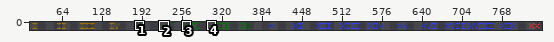
Two versions of one pixel-art file, OriginOfLoot/Content/ase_dev/numbers.ase. The first picture is a wide view before the edit; the outline marks the close-up.
Close-up. Before the commit:
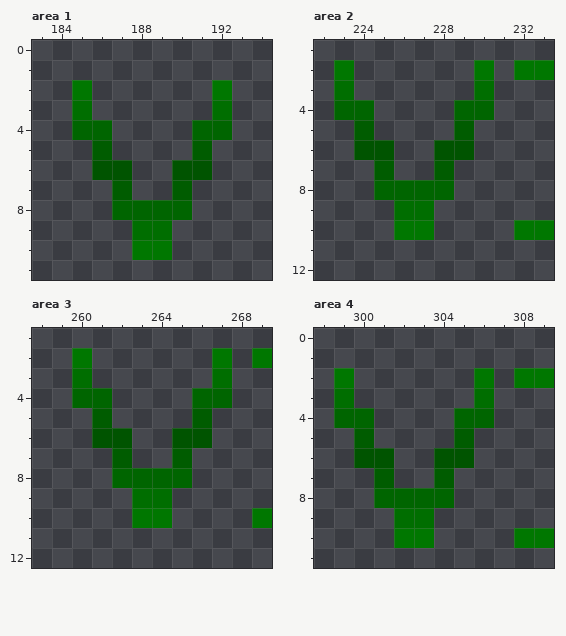
840x13 pixels, 1 frame. Shown: area 1: x 183..194, y 0..11; area 2: x 222..233, y 1..12; area 3: x 258..269, y 1..12; area 4: x 298..309, y 0..11. The wide view leaves out empty margins. The commit also changed other parts of the picture, which this record leaves out.
The same view after the edit:
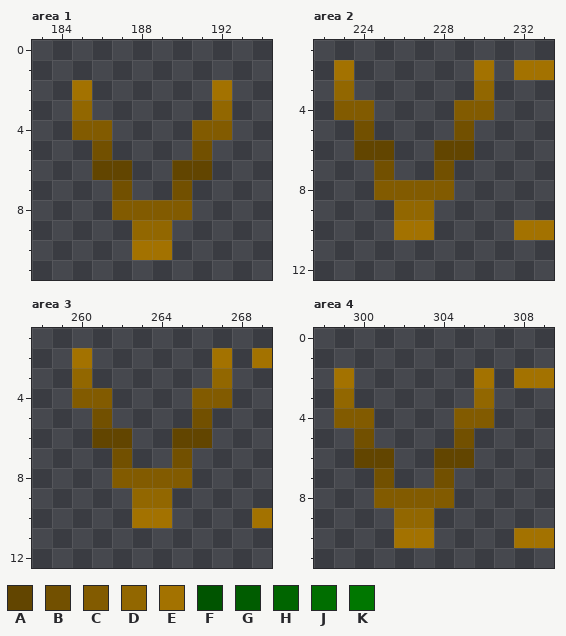
Palette (. is transparent): A #624500  B #725000  C #825b00  D #926700  E #a37200  F #005400  G #005c00  H #006500  J #006e00  K #007700
Change:
--- area 1
@@ x 183..194 @@
  1 ............
- 2 ..K......K..
- 3 ..J......J..
- 4 ..HH....HH..
- 5 ...G....G...
- 6 ...FF..FF...
- 7 ....G..G....
- 8 ....HHHH....
- 9 .....JJ.....
-10 .....KK.....
+ 2 ..E......E..
+ 3 ..D......D..
+ 4 ..CC....CC..
+ 5 ...B....B...
+ 6 ...AA..AA...
+ 7 ....B..B....
+ 8 ....CCCC....
+ 9 .....DD.....
+10 .....EE.....
 11 ............
--- area 2
@@ x 222..233 @@
  1 ............
- 2 .K......K.KK
- 3 .J......J...
- 4 .HH....HH...
- 5 ..G....G....
- 6 ..FF..FF....
- 7 ...G..G.....
- 8 ...HHHH.....
- 9 ....JJ......
-10 ....KK....KK
+ 2 .E......E.EE
+ 3 .D......D...
+ 4 .CC....CC...
+ 5 ..B....B....
+ 6 ..AA..AA....
+ 7 ...B..B.....
+ 8 ...CCCC.....
+ 9 ....DD......
+10 ....EE....EE
 11 ............
--- area 3
@@ x 258..269 @@
  1 ............
- 2 ..K......K.K
- 3 ..J......J..
- 4 ..HH....HH..
- 5 ...G....G...
- 6 ...FF..FF...
- 7 ....G..G....
- 8 ....HHHH....
- 9 .....JJ.....
-10 .....KK....K
+ 2 ..E......E.E
+ 3 ..D......D..
+ 4 ..CC....CC..
+ 5 ...B....B...
+ 6 ...AA..AA...
+ 7 ....B..B....
+ 8 ....CCCC....
+ 9 .....DD.....
+10 .....EE....E
 11 ............
--- area 4
@@ x 298..309 @@
  1 ............
- 2 .K......K.KK
- 3 .J......J...
- 4 .HH....HH...
- 5 ..G....G....
- 6 ..FF..FF....
- 7 ...G..G.....
- 8 ...HHHH.....
- 9 ....JJ......
-10 ....KK....KK
+ 2 .E......E.EE
+ 3 .D......D...
+ 4 .CC....CC...
+ 5 ..B....B....
+ 6 ..AA..AA....
+ 7 ...B..B.....
+ 8 ...CCCC.....
+ 9 ....DD......
+10 ....EE....EE
 11 ............
Changed places in both close-ups, as pixel boxes (x1, y1, x2, y2):
changed: (72, 80, 232, 260)
changed: (334, 60, 554, 240)
changed: (72, 348, 272, 528)
changed: (334, 368, 554, 548)
